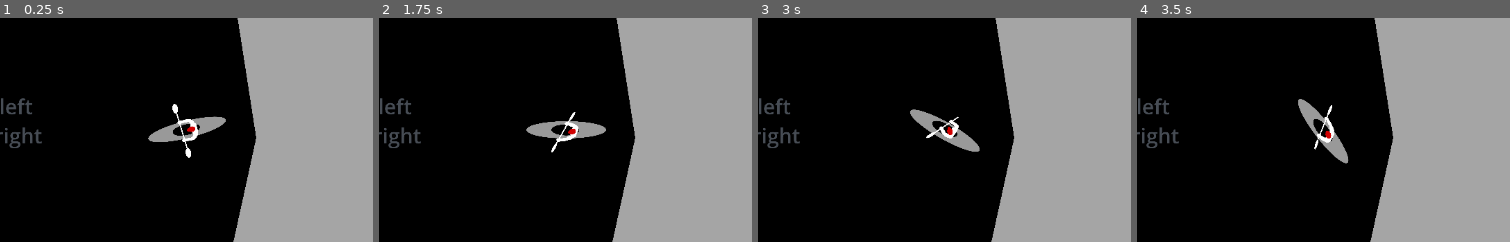
Above: before the commit, frames 1-4 (left to right).
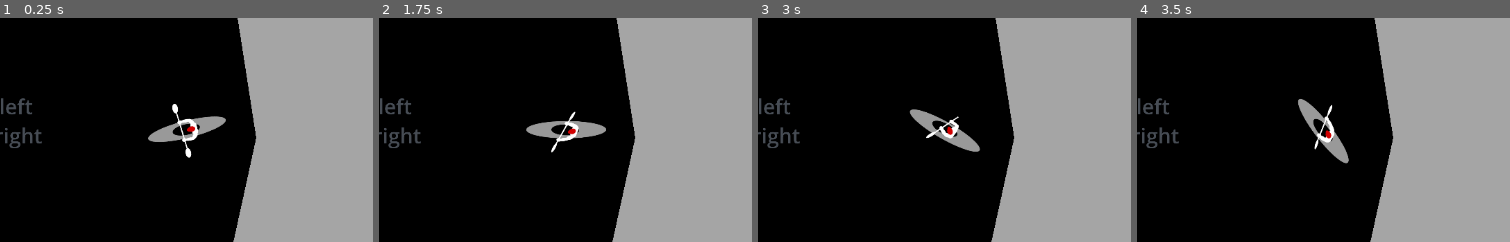
Above: after the commit, the same moments.

Repository: valentinlageard/kayak
Game: Godot game, scene res://main_scene.tscn
Same seed, same stepped clock (60 frames per second), same inputs: the game is played once before the commit and once after it.
Inputs:
- Up to frame 1 (0.25 s): no input
- Up to frame 2 (1.75 s): tap Enter at 0.5 s; hold E (break_right) 0.53-1.28 s; hold Q (break_left) from 1.28 s (still down)
- Up to frame 3 (3 s): release Q (break_left) at 2.03 s; hold E (break_right) from 2.03 s (still down)
- Up to frame 4 (3.5 s): keep holding E (break_right)
The pictures show only the part of the screen within x 22-72%, y 25-75%; the shares and areas given below are measured in that part.

The runs differ from the first frame. In frame 1, 0.2% of the frame differs, in the area x 39-61%, y 38-63%; in frame 2, 0.2%; in frame 3, 0.2%; in frame 4, 0.1%.

Commit message:
reduce kayak_sprite size

Diff:
--- a/main_character.tscn
+++ b/main_character.tscn
@@ -198,8 +198,8 @@
 }
 
 [node name="Sprite2D" type="Sprite2D" parent="."]
-position = Vector2(0.6, 0.9)
-scale = Vector2(0.017, 0.017)
+position = Vector2(0.64, 0.9)
+scale = Vector2(0.066, 0.066)
 skew = 0.0122173
 texture = ExtResource("17_kg3iu")
 hframes = 4
Binary file changed: assets/textures/character/kayak_sprite.png
